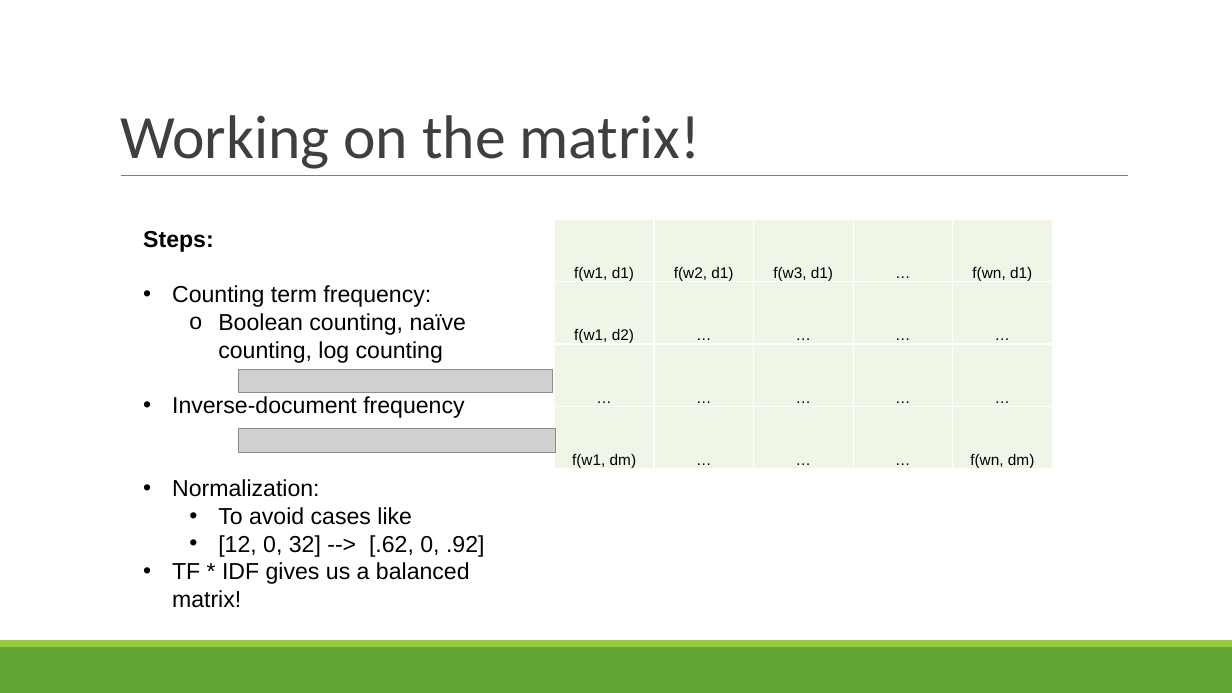
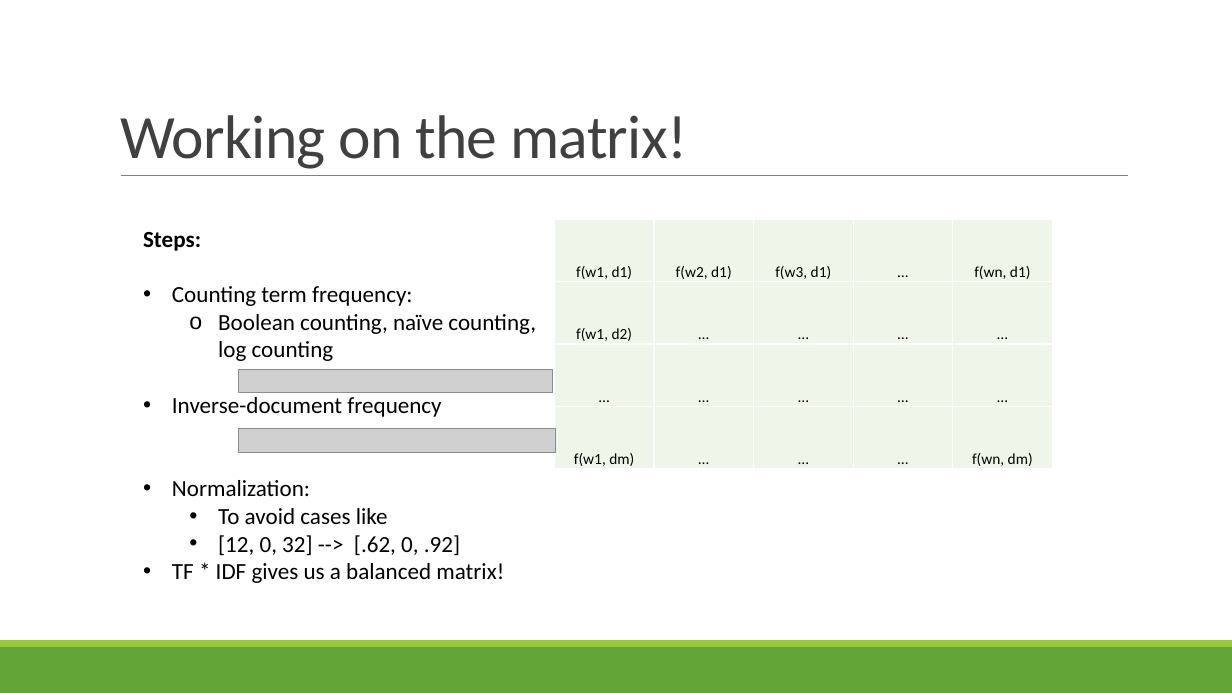
Before and after one commit to LinghanX/Project_Veritas, a slide deck: slide 10 of presentations/FakeNews_Final.pptx. Drawn at 1232x693 pixels with LibreOffice and Linux fonts; fonts in the diff are those of the drawing; grey boxes stand for pictures. Boxes give left, top, right and bottom in pixels: in the first picture for what was removed or moved away, otherwise in the second. Text is boxed around its words. In the diff, an @@ line names an element or a change of style, - is before the commit and + after.

```diff
--- a/presentations/FakeNews_Final.pptx
+++ b/presentations/FakeNews_Final.pptx
@@ title "Working on the matrix!" at (120, 115, 687, 169): text colour #3F3F3F to #404040, letter spacing 0 to -0.5 pt; indent changed @@
@@ text "Steps:" at (143, 232, 536, 583): font Arial to Calibri @@
@@ table at (555, 220, 1054, 470) @@
@@ fill #EFF6E7 to #EFF6E8 in 20 cells @@
@@ font Arial to Calibri @@
```
Also in this commit, not shown: 14 other slides changed.
